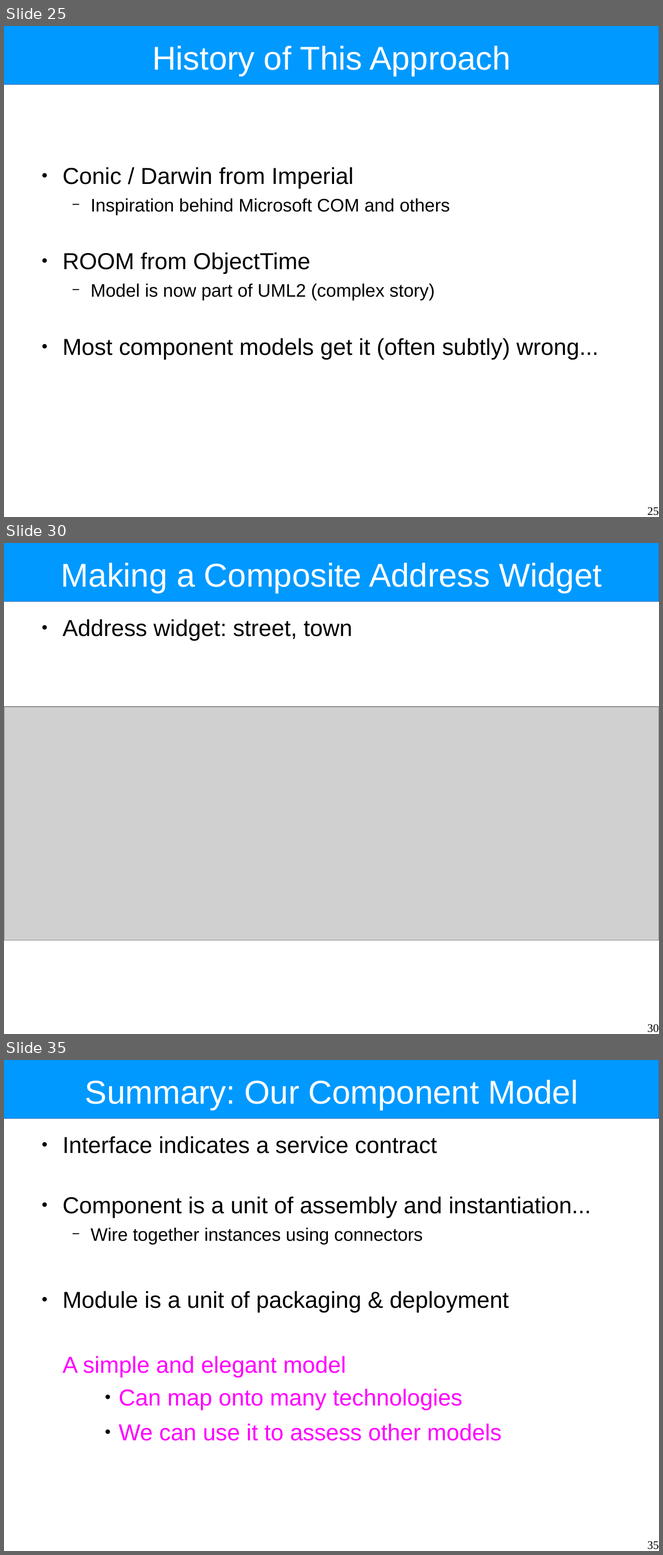
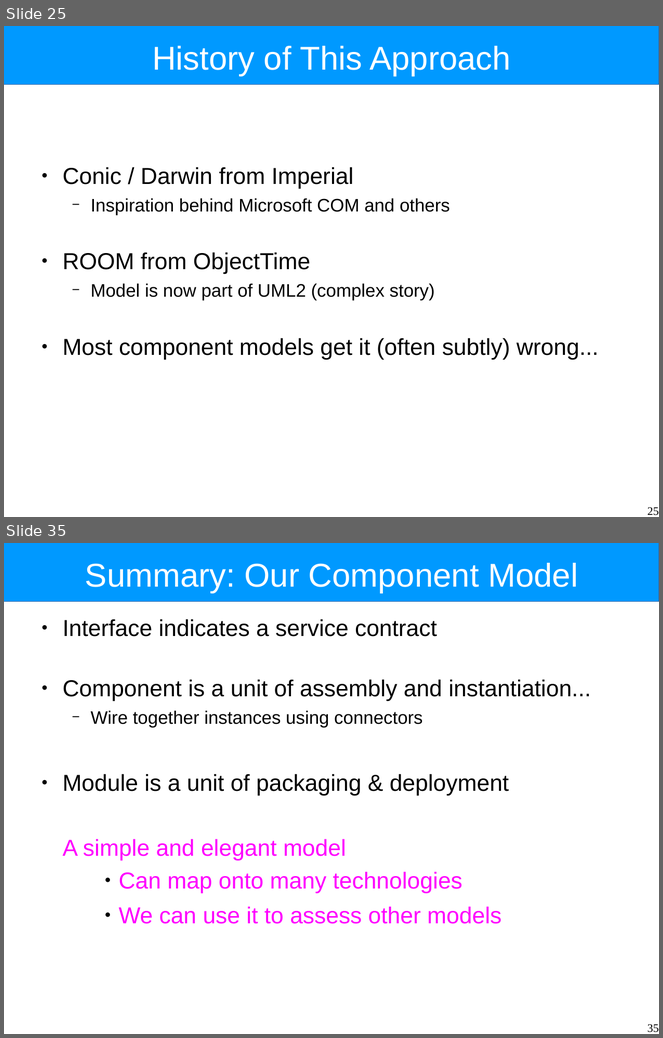
Before and after one commit to Intrinsarc/intrinsarc-evolve, a slide deck: Academic Work/lectures/components.odp. Shown one above the other, each under a label of ours: slides 25, 30 and 35 before the commit, slides 25 and 35 after it; the slides between them are not shown. The pictures are 663x1555 and 663x1038 pixels, drawn with LibreOffice and Linux fonts; fonts in the diff are those of the drawing; grey boxes stand for pictures. Boxes give left, top, right and bottom in pixels: in the first picture for what was removed or moved away, otherwise in the second. Text is boxed around its words. In the diff, an @@ line names an element or a change of style, - is before the commit and + after.

```diff
--- a/Academic Work/lectures/components.odp
+++ b/Academic Work/lectures/components.odp
@@ slide 30 removed at box(4, 543, 659, 1034), background #FFFFFF; not listed: 1 template element that a slide beside it also shows @@
@@ title removed at box(61, 563, 602, 593) @@
-Making a Composite Address Widget
@@ text removed at box(63, 619, 352, 641) @@
-● Address widget: street, town
@@ picture removed at box(4, 707, 659, 941) @@
@@ page number removed at box(648, 1025, 659, 1033) @@
-30
```
Also in this commit, not shown: 4 slides changed, 10 slides added, 9 other slides removed, 1 other file.
